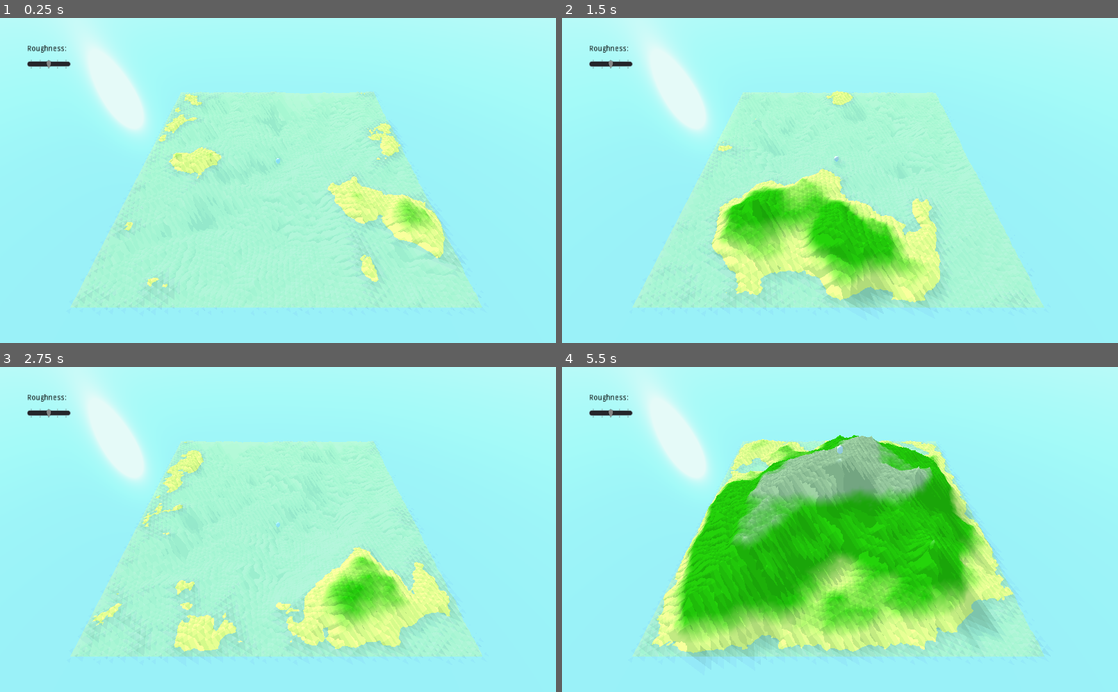
Above: before the commit, frames 1-4 (two rows, left to right).
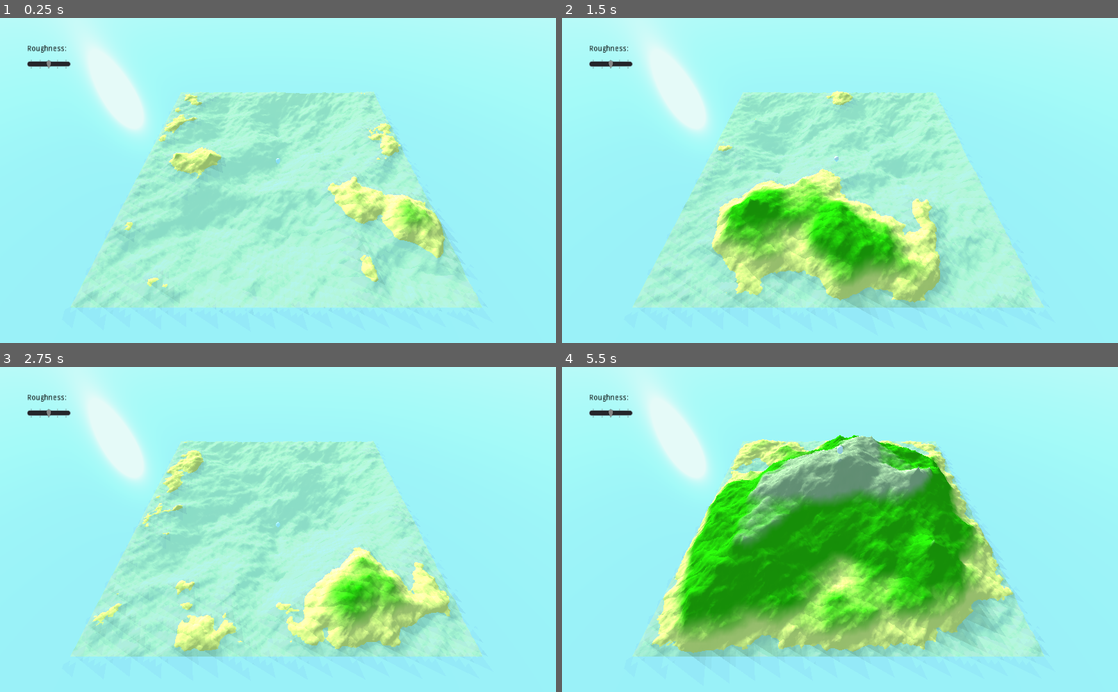
Above: after the commit, the same moments.

Repository: ckaindel/island-generator
Game: Godot game, scene res://Main.tscn
Same seed, same stepped clock (60 frames per second), same inputs: the game is played once before the commit and once after it.
Inputs:
- Up to frame 1 (0.25 s): no input
- Up to frame 2 (1.5 s): tap Enter at 0.5 s; hold Right (ui_right) 0.53-1.28 s; hold Space (ui_select) 0.53-1.28 s; hold Down (ui_down) from 1.28 s (still down); tap J at 1.35 s
- Up to frame 3 (2.75 s): tap Space (ui_select) at 1.52, 1.55, 1.82, 2.3 s; release Down (ui_down) at 2.03 s; hold Right (ui_right) from 2.03 s (still down); hold P from 2.03 s (still down)
- Up to frame 4 (5.5 s): tap Enter at 2.75 s; release Right (ui_right) at 2.78 s; release P at 2.78 s; hold Up (ui_up) 2.78-3.53 s; tap Space (ui_select) at 2.85, 3.02, 3.32, 3.77, 3.8, 4.07, 4.52, 4.55, 4.82 s; hold J 3.53-4.28 s; hold Left (ui_left) 3.53-5.03 s; tap P at 4.35 s; hold Down (ui_down) from 5.03 s (still down); hold Space (ui_select) from 5.03 s (still down)

The runs differ from the first frame. In frame 1, 4.3% of the frame differs, in the area x 13-85%, y 22-90%; in frame 2, 7.9%; in frame 3, 6.0%; in frame 4, 18%, in the area x 16-87%, y 20-90%.

Commit message:
Add files via upload

Diff:
--- a/Main.tscn
+++ b/Main.tscn
@@ -74,7 +74,7 @@
 light_specular = 0.206
 shadow_enabled = true
 shadow_color = Color( 0.188235, 0.262745, 0.192157, 1 )
-directional_shadow_mode = 0
+directional_shadow_mode = 1
 directional_shadow_max_distance = 300.0
 
 [connection signal="mouse_exited" from="Control/Roughness_slider" to="Control/Roughness_slider" method="_on_Roughness_slider_mouse_exited"]
--- a/Terrain.gd
+++ b/Terrain.gd
@@ -109,6 +109,8 @@
 	var st = SurfaceTool.new()
 
 	st.begin(Mesh.PRIMITIVE_TRIANGLES)
+	st.add_smooth_group(true)
+
 	st.set_material(load("res://terrain_material.tres"))
 
 	for v in vertices.size(): #assign color to vertices according to height
@@ -125,6 +127,7 @@
 		st.add_uv(UVs[v])
 		st.add_vertex(vertices[v])
 
+	st.generate_normals()
 	#create a new terrain MeshInstance and add it as a child
 	var terrainmesh_new = MeshInstance.new()
 	add_child(terrainmesh_new)
--- a/terrain_material.tres
+++ b/terrain_material.tres
@@ -1,4 +1,14 @@
-[gd_resource type="SpatialMaterial" format=2]
+[gd_resource type="SpatialMaterial" load_steps=3 format=2]
+
+[sub_resource type="OpenSimplexNoise" id=1]
+
+[sub_resource type="NoiseTexture" id=2]
+seamless = true
+as_normalmap = true
+noise = SubResource( 1 )
 
 [resource]
 vertex_color_use_as_albedo = true
+normal_enabled = true
+normal_scale = 2.0
+normal_texture = SubResource( 2 )
